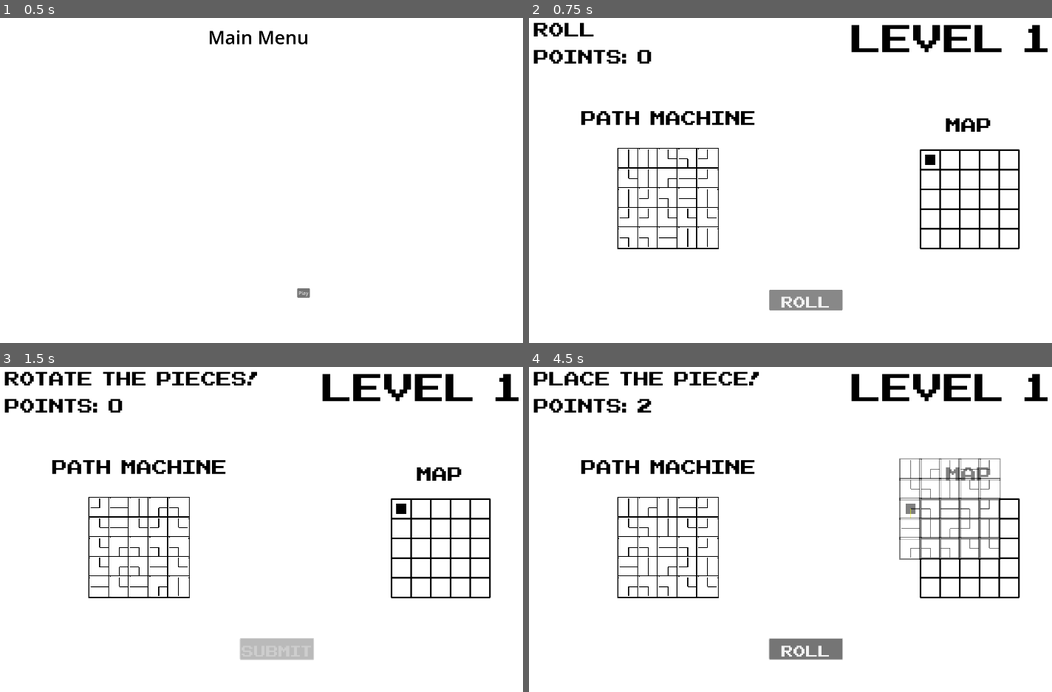
Above: before the commit, frames 1-4 (two rows, left to right).
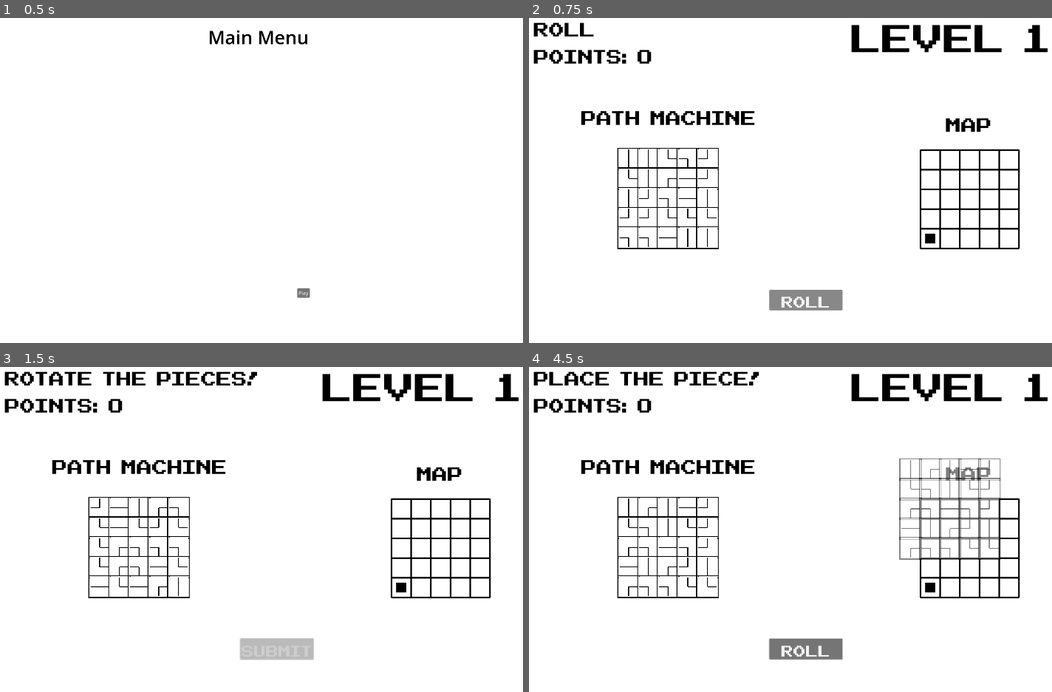
Above: after the commit, the same moments.

Repository: Peachball/gmtk-2025
Game: Godot game, scene res://scenes/menu.tscn
Same seed, same stepped clock (60 frames per second), same inputs: the game is played once before the commit and once after it.
Inputs (mouse positions are in pixels of both pictures, inside the frame that each line leads up to):
- Up to frame 1 (0.5 s): no input
- Up to frame 2 (0.75 s): click "Play" at 0.5 s
- Up to frame 3 (1.5 s): click "Roll" at 1.25 s
- Up to frame 4 (4.5 s): click "Submit" at 2 s; click "Roll" at 2.75 s; click "Roll" at 3.5 s; tap Enter at 4.25 s; move the mouse to (947, 510) at 4.27 s; click (947, 510) at 4.35 s

Frame 1 is identical in both runs. In frame 2, 0.1% of the frame differs, in the area x 75-78%, y 42-70%; in frame 3, 0.1%; in frame 4, 0.2%, in the area x 20-78%, y 10-70%.

Commit message:
Move player start back to bottom left

Diff:
--- a/scenes/level.gd
+++ b/scenes/level.gd
@@ -26,11 +26,12 @@
 				$RollSubmitButton.text = "Roll"
 				$StateLabel.text = "Place the piece!"
 		player_action = new_action
-var player_position := Vector2i(0, 0)
+var start_player_position: Vector2i
 
 func _ready() -> void:
 	$LevelLabel.text = "Level 1"
-	$WorldMap.set_player_position(player_position)
+	start_player_position = Vector2i(0, $WorldMap.level_height - 1)
+	$WorldMap.set_player_position(start_player_position)
 	player_action = SLOT_MACHINE_PREROLL
 	$SlotMachine.reroll()
 
